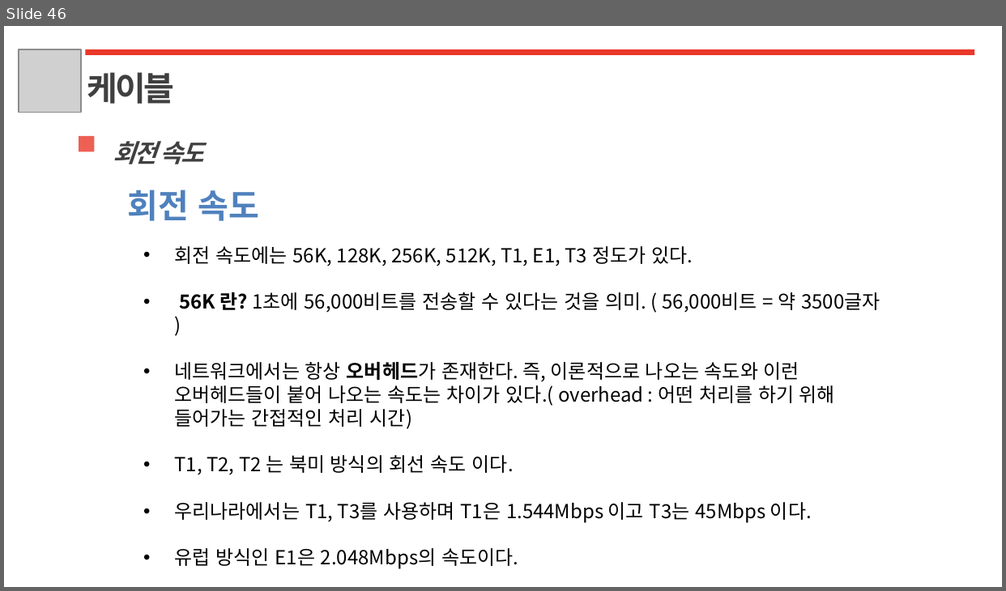
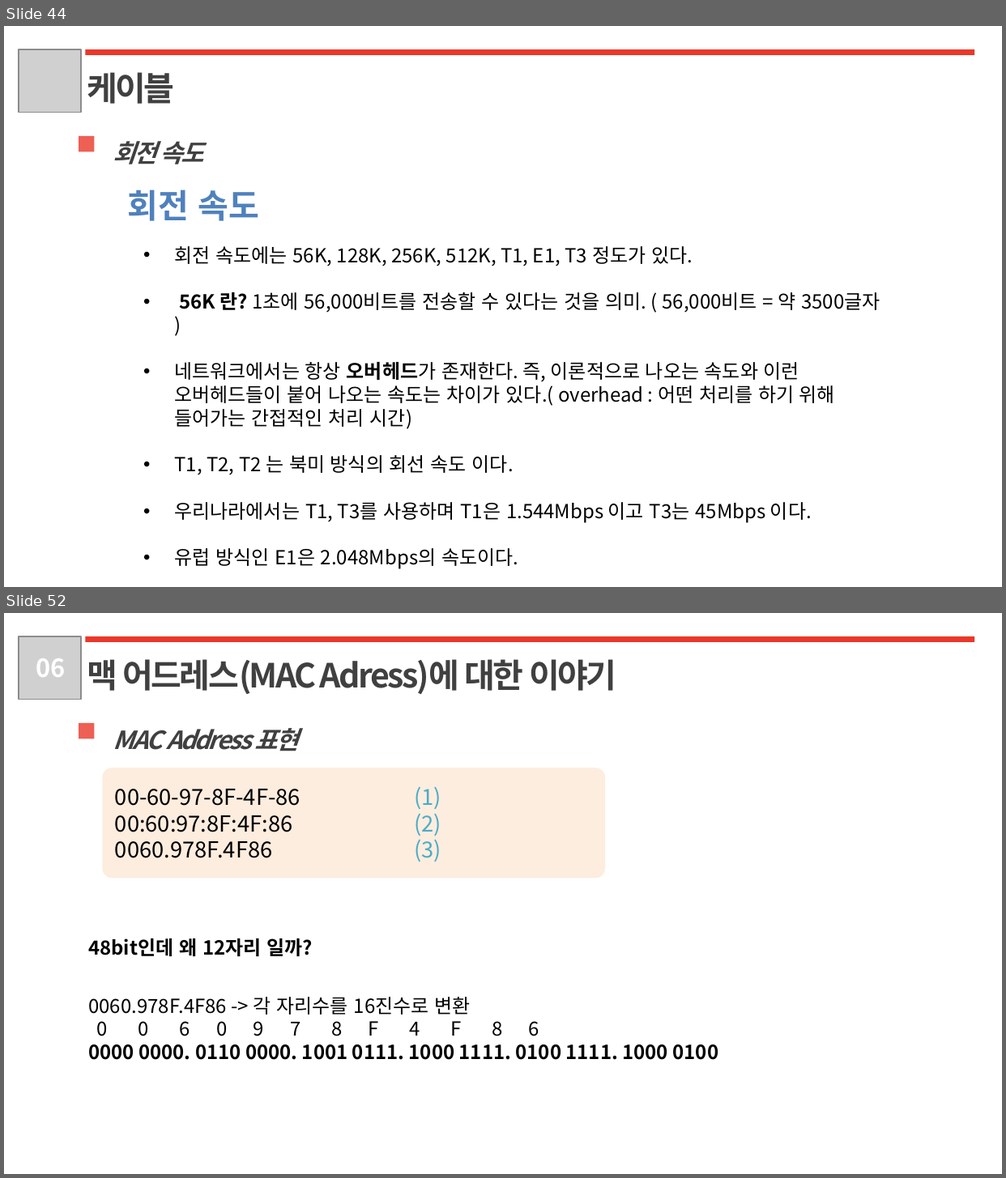
Before and after one commit to LeeSM0518/TIL, a slide deck: Network/Network_1week.pptx. Shown one above the other, each under a label of ours: slide 46 before the commit, slides 44 and 52 after it; the slides between them are not shown. The pictures are 1006x591 and 1006x1178 pixels, drawn with LibreOffice and Linux fonts; fonts in the diff are those of the drawing; grey boxes stand for pictures. Boxes give left, top, right and bottom in pixels: in the first picture for what was removed or moved away, otherwise in the second. Text is boxed around its words. In the diff, an @@ line names an element or a change of style, - is before the commit and + after.

```diff
--- a/Network/Network_1week.pptx
+++ b/Network/Network_1week.pptx
@@ slide 52 added at <box>4,613,1002,1174</box>, background #FFFFFF @@
@@ picture added at <box>19,637,82,700</box> @@
@@ text added at <box>36,658,65,677</box>, 18 pt, text #FFFFFF, bold @@
+06
@@ rectangle added at <box>85,637,974,643</box>, fill #EA382A @@
@@ text added at <box>87,659,616,694</box>, 24 pt, text #404040, bold @@
+맥 어드레스(MAC Adress)에 대한 이야기
@@ rectangle added at <box>79,723,95,739</box>, fill #EE5F54 @@
@@ text added at <box>113,728,299,752</box>, 18 pt, text #404040, bold, italic @@
+MAC Address 표현
@@ rounded rectangle added at <box>102,768,605,877</box>, fill #F79646 at 17% opacity, 16 pt, text #000000 @@
+00-60-97-8F-4F-86 (1)
+00:60:97:8F:4F:86 (2)
+0060.978F.4F86 (3)
@@ text added at <box>88,939,719,1060</box>, 14 pt, text #000000, bold @@
+48bit인데 왜 12자리 일까?
+0060.978F.4F86 -> 각 자리수를 16진수로 변환
+0 0 6 0 9 7 8 F 4 F 8 6
+0000 0000. 0110 0000. 1001 0111. 1000 1111. 0100 1111. 1000 0100
@@ what was slide 46 is now slide 44 @@
```
Also in this commit, not shown: 30 other slides added, 2 slides removed, 4 other files.
